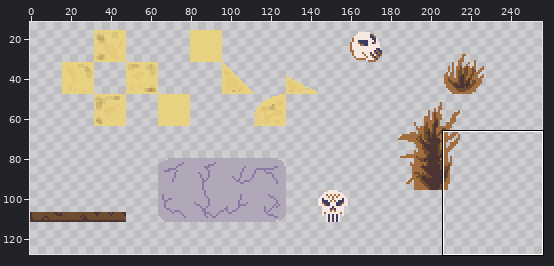
File history of a sprite sheet, environment/tilesetdesert.png. The picture above shows the old version from afar; the outline marks the close-up.
Close-up. First the earlier version:
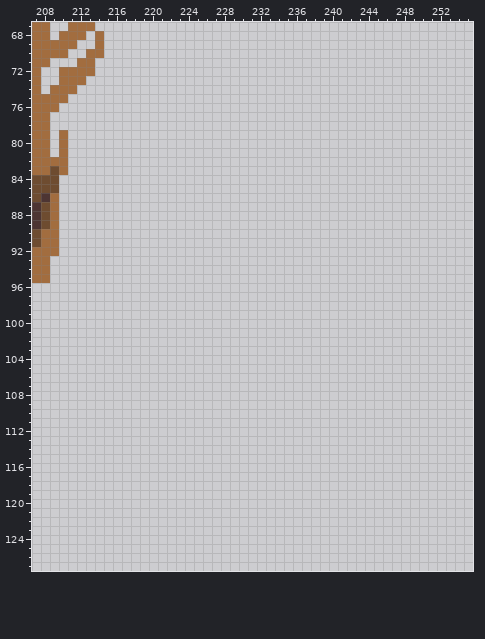
The file is 256x128 pixels. Colours within 5 levels of each other are drawn and written as one. Shown: x 207..255, y 67..127. The wide view leaves out empty margins. The commit also changed other parts of the picture, which this record leaves out.
The result:
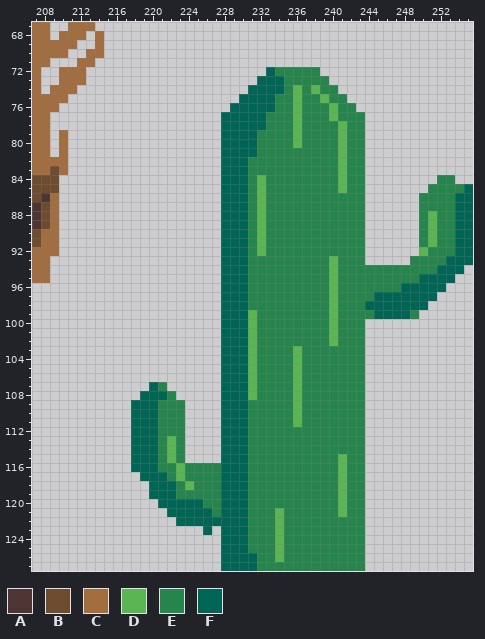
Palette (. is transparent): A #4d3533  B #6e4c30  C #a26d3f  D #5ab552  E #26854c  F #006554
The exact change:
Changed rows in their new state; - is an unchanged pixel.
first column x 213:
 72 .-------------------FEEEEE-----------------
 73 -------------------FFFEEEEE----------------
 74 ------------------FFFFEDEDEE---------------
 75 -----------------FFFFEEDEEDEE--------------
 76 ----------------FFFFFEEDEEEDEE-------------
 77 ---------------FFFFFEEEDEEEDEEE------------
 78 ---------------FFFFFEEEDEEEEDEE------------
 79 ---------------FFFFEEEEDEEEEDEE------------
 80 ---------------FFFFEEEEDEEEEDEE------------
 81 ---------------FFFFEEEEEEEEEDEE------------
 82 ---------------FFFEEEEEEEEEEDEE------------
 83 ---------------FFFEEEEEEEEEEDEE------------
 84 ---------------FFFEDEEEEEEEEDEE--------EE--
 85 ---------------FFFEDEEEEEEEEDEE-------EEEEF
 86 ---------------FFFEDEEEEEEEEEEE------EEEEFF
 87 ---------------FFFEDEEEEEEEEEEE------EEEEFF
 88 ---------------FFFEDEEEEEEEEEEE------EDEEFF
 89 ---------------FFFEDEEEEEEEEEEE------EDEEFF
 90 ---------------FFFEDEEEEEEEEEEE------EDEEFF
 91 ---------------FFFEDEEEEEEEEEEE------EDEEFF
 92 ---------------FFFEDEEEEEEEEEEE------DEEEFF
 93 ---------------FFFEEEEEEEEEDEEE-----EEEEFFF
 94 ---------------FFFEEEEEEEEEDEEEEEEEEEEEFFF-
 95 ---------------FFFEEEEEEEEEDEEEEEEEEEFFFF--
 96 ---------------FFFEEEEEEEEEDEEEEEEEFFFFF---
 97 ---------------FFFEEEEEEEEEDEEEEFFFFFFF----
 98 ---------------FFFEEEEEEEEEDEEEFFFFFFF-----
 99 ---------------FFFDEEEEEEEEDEEEEFFFFE------
100 ---------------FFFDEEEEEEEEDEEE------------
101 ---------------FFFDEEEEEEEEDEEE------------
102 ---------------FFFDEEEEEEEEDEEE------------
103 ---------------FFFDEEEEDEEEEEEE------------
104 ---------------FFFDEEEEDEEEEEEE------------
105 ---------------FFFDEEEEDEEEEEEE------------
106 ---------------FFFDEEEEDEEEEEEE------------
107 -------FE------FFFDEEEEDEEEEEEE------------
108 ------FFFE-----FFFDEEEEDEEEEEEE------------
109 -----FFFEEE----FFFEEEEEDEEEEEEE------------
110 -----FFFEEE----FFFEEEEEDEEEEEEE------------
111 -----FFFEEE----FFFEEEEEDEEEEEEE------------
112 -----FFFEEE----FFFEEEEEEEEEEEEE------------
113 -----FFFEDE----FFFEEEEEEEEEEEEE------------
114 -----FFFEDE----FFFEEEEEEEEEEEEE------------
115 -----FFFEDE----FFFEEEEEEEEEEDEE------------
116 -----FFFEEDEEEEFFFEEEEEEEEEEDEE------------
117 ------FFFEDEEEEFFFEEEEEEEEEEDEE------------
118 -------FFFEDEEEFFFEEEEEEEEEEDEE------------
119 -------FFFEEEEEFFFEEEEEEEEEEDEE------------
120 --------FFFFFEEFFFEEEEEEEEEEDEE------------
121 ---------FFFFFEFFFEEEDEEEEEEDEE------------
122 ----------FFFFFFFFEEEDEEEEEEEEE------------
123 -------------F-FFFEEEDEEEEEEEEE------------
124 ---------------FFFEEEDEEEEEEEEE------------
125 ---------------FFFEEEDEEEEEEEEE------------
126 ---------------FFFFEEDEEEEEEEEE------------
127 ---------------FFFFEEEEEEEEEEEE------------
